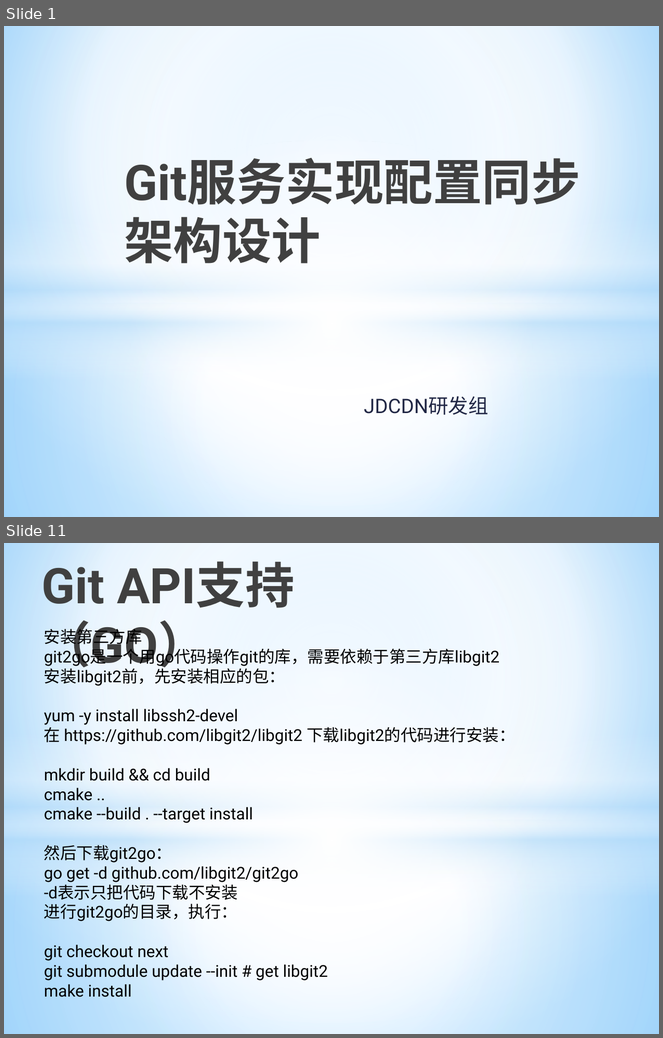
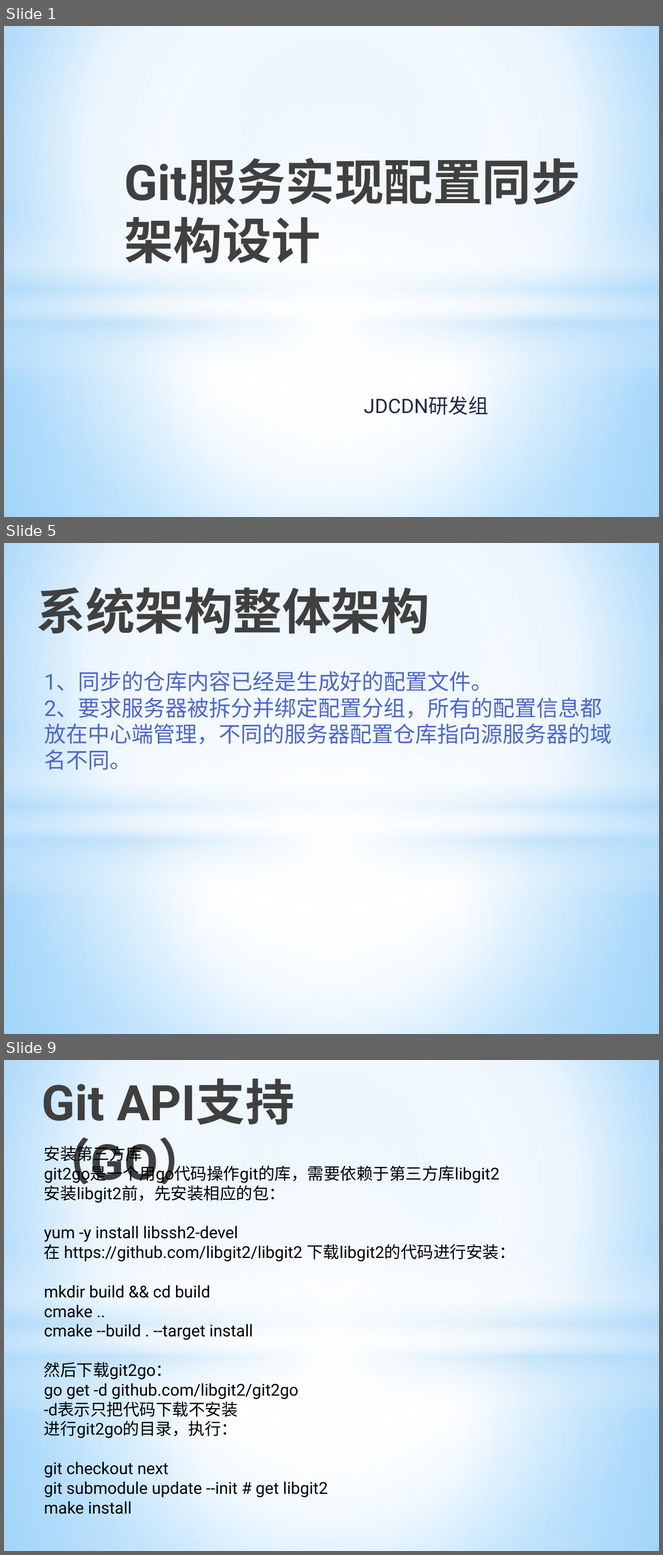
Before and after one commit to allragedbody/clasenbee, a slide deck: docs/Git集群配置方案.pptx. Shown one above the other, each under a label of ours: slides 1 and 11 before the commit, slides 1, 5 and 9 after it; the slides between them are not shown. The pictures are 663x1038 and 663x1555 pixels, drawn with LibreOffice and Linux fonts; fonts in the diff are those of the drawing. Boxes give left, top, right and bottom in pixels: in the first picture for what was removed or moved away, otherwise in the second. Text is boxed around its words. In the diff, an @@ line names an element or a change of style, - is before the commit and + after.

```diff
--- a/docs/Git集群配置方案.pptx
+++ b/docs/Git集群配置方案.pptx
@@ slide 5 added at [4,543,659,1034], background gradient #9ED5FF to #FFFFFF to #5BB9FF; not listed: 4 template elements that a slide beside it also shows @@
@@ title added at [37,587,430,634], 54 pt, text gradient #000000 to #404040 to #212745, bold @@
+系统架构整体架构
@@ text added at [44,671,612,770], 24 pt, text #4E67C8 @@
+1、同步的仓库内容已经是生成好的配置文件。
+2、要求服务器被拆分并绑定配置分组，所有的配置信息都放在中心端管理，不同的服务器配置仓库指向源服务器的域名不同。
@@ what was slide 11 is now slide 9 @@
```
Also in this commit, not shown: 4 slides changed, 3 other slides added, 7 slides removed.
